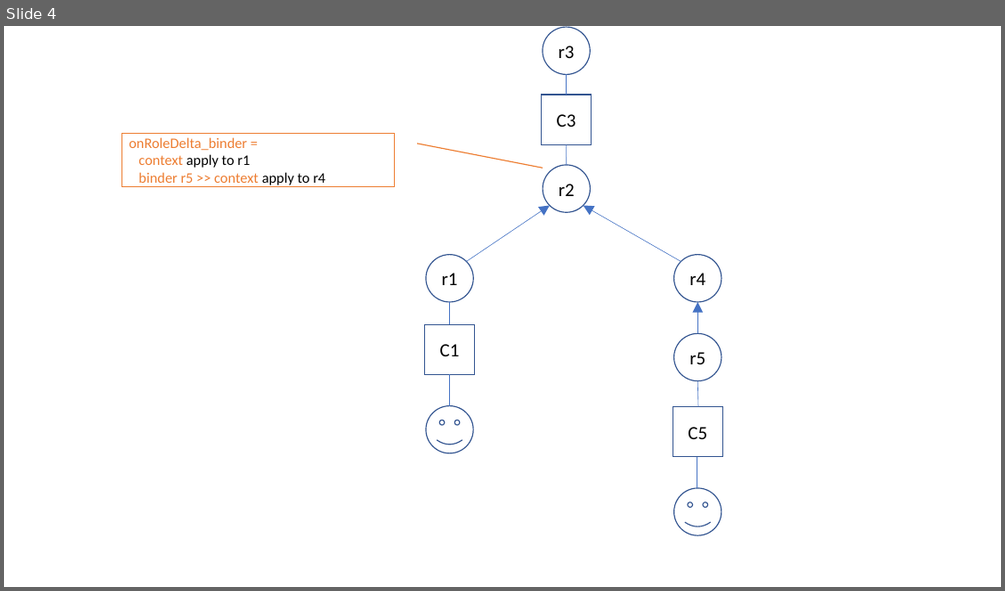
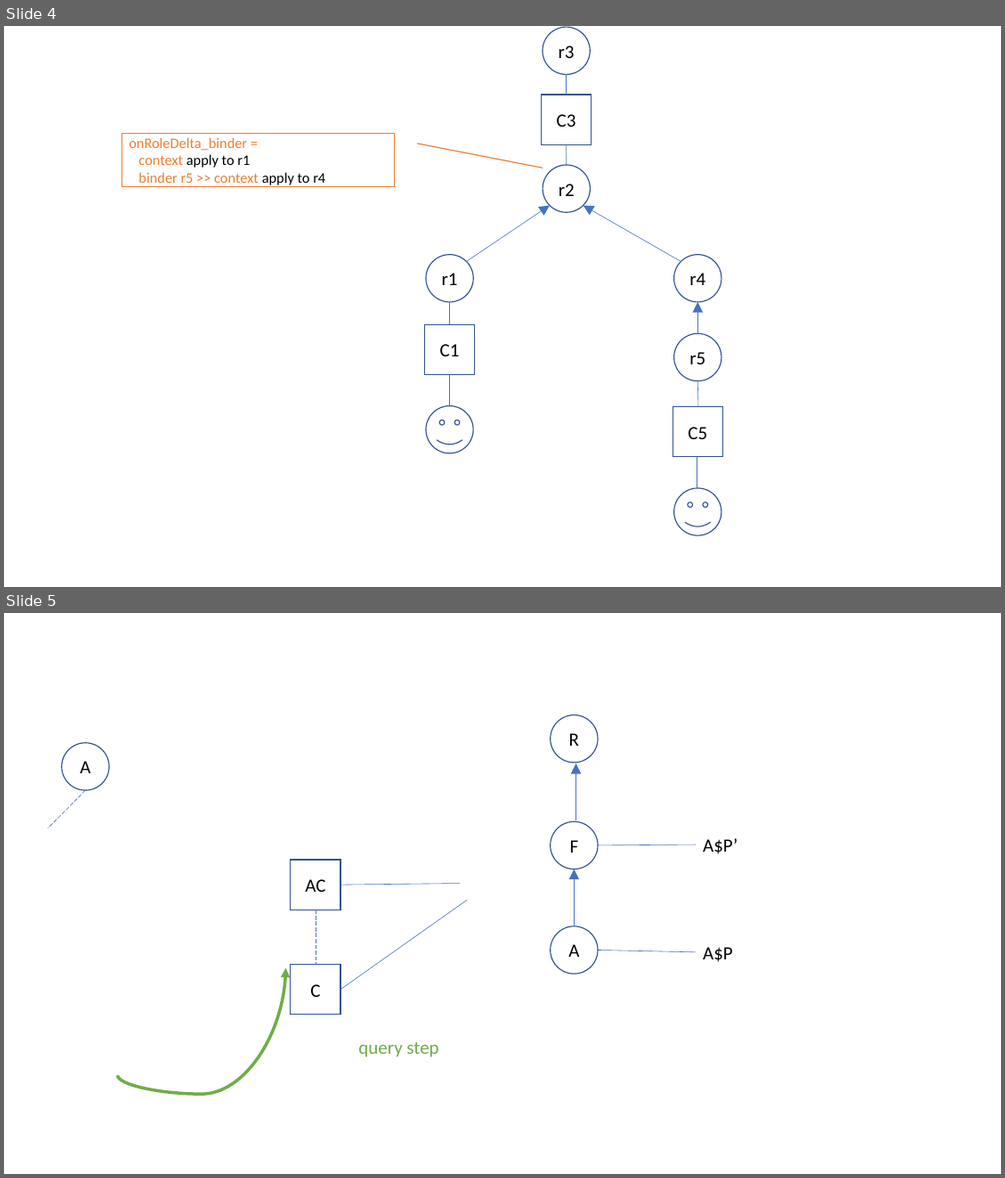
Before and after one commit to joopringelberg/perspectives-technical-documentation, a slide deck: src/query inversion diagrams.pptx. Shown one above the other, each under a label of ours: slide 4 before the commit, slides 4 and 5 after it. The pictures are 1005x591 and 1005x1178 pixels, drawn with LibreOffice and Linux fonts; fonts in the diff are those of the drawing. Boxes give left, top, right and bottom in pixels: in the first picture for what was removed or moved away, otherwise in the second. Text is boxed around its words. In the diff, an @@ line names an element or a change of style, - is before the commit and + after.

```diff
--- a/src/query inversion diagrams.pptx
+++ b/src/query inversion diagrams.pptx
@@ slide 5 added at bbox=[4, 613, 1001, 1174], background #FFFFFF @@
@@ ellipse added at bbox=[550, 714, 599, 763], outline #325491 1 pt, 18 pt, text #000000 @@
+R
@@ ellipse added at bbox=[62, 743, 109, 791], outline #325491 1 pt, 18 pt, text #000000 @@
+A
@@ arrow added from (576, 821) to (576, 763), #4472C4 0.5 pt @@
@@ line added from (86, 790) to (48, 828), #4472C4 0.5 pt dashed @@
@@ ellipse added at bbox=[550, 821, 599, 869], outline #325491 1 pt, 18 pt, text #000000 @@
+F
@@ line added from (598, 845) to (696, 844), #4472C4 0.5 pt @@
@@ text added at bbox=[703, 838, 737, 854], 18 pt, text #000000 @@
+A$P’
@@ rectangle added at bbox=[291, 860, 340, 910], outline #325491 1 pt, 18 pt, text #000000 @@
+AC
@@ arrow added from (574, 926) to (574, 868), #4472C4 0.5 pt @@
@@ line added from (340, 989) to (467, 900), #4472C4 0.5 pt @@
@@ line added from (340, 884) to (461, 883), #4472C4 0.5 pt @@
@@ line added from (316, 910) to (316, 965), #4472C4 0.5 pt dashed @@
@@ ellipse added at bbox=[550, 926, 599, 974], outline #325491 1 pt, 18 pt, text #000000 @@
+A
@@ line added from (598, 950) to (696, 952), #4472C4 0.5 pt @@
@@ text added at bbox=[703, 947, 733, 962], 18 pt, text #000000 @@
+A$P
@@ curved arrow added from (118, 1075) to (286, 968), #70AD47 3 pt @@
@@ rectangle added at bbox=[291, 965, 340, 1014], outline #325491 1 pt, 18 pt, text #000000 @@
+C
@@ text added at bbox=[358, 1041, 438, 1057], 18 pt, text #70AD47 @@
+query step
```
Also in this commit, not shown: 11 other files.
